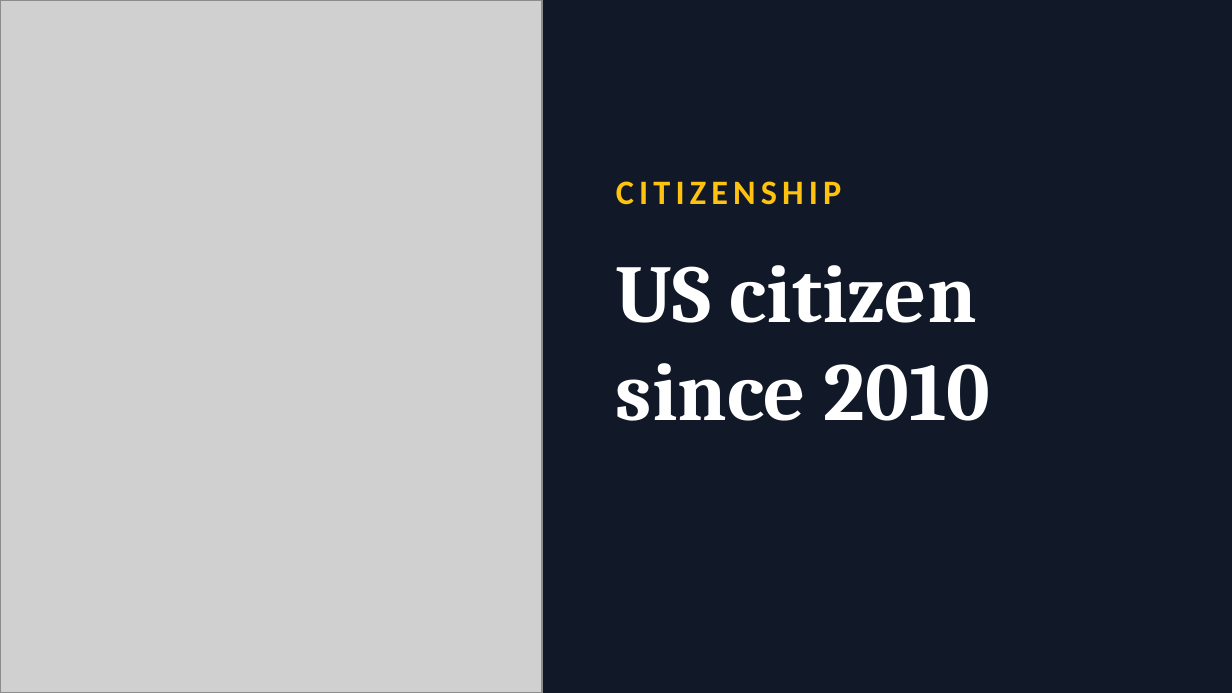
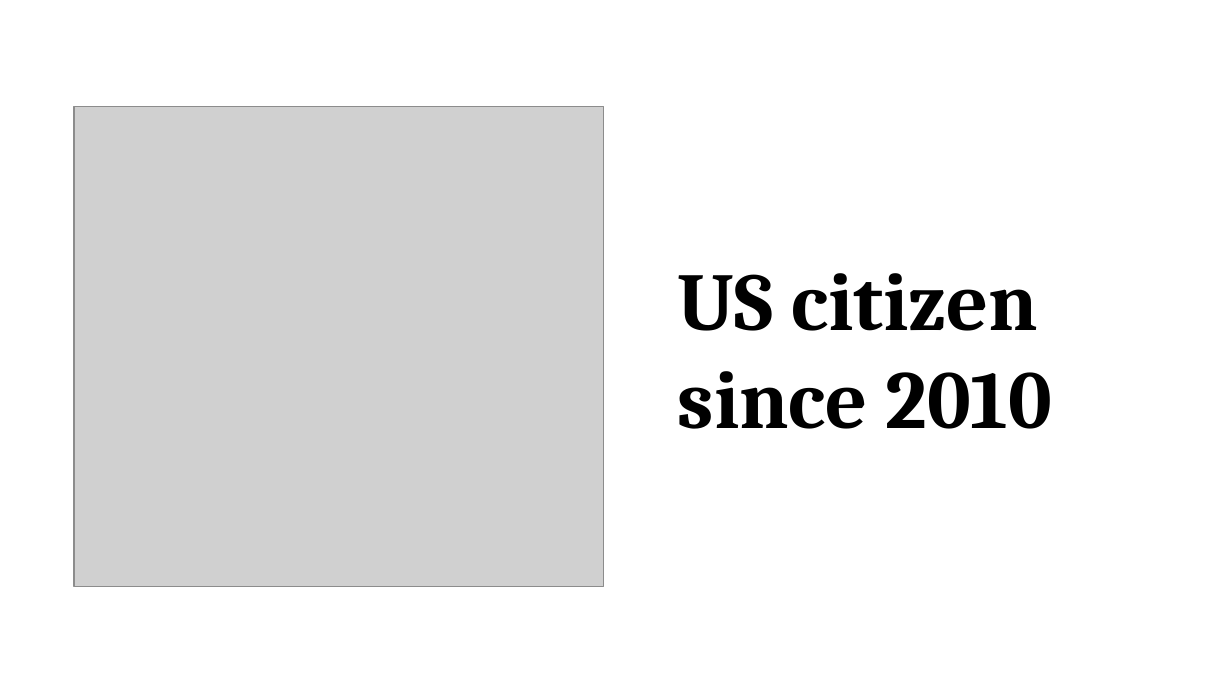
Before and after one commit to promilek2/Najs, a slide deck: slide 9 of Linus_Torvalds.pptx. Drawn at 1232x693 pixels with LibreOffice and Linux fonts; fonts in the diff are those of the drawing; grey boxes stand for pictures. Boxes give left, top, right and bottom in pixels: in the first picture for what was removed or moved away, otherwise in the second. Text is boxed around its words. In the diff, an @@ line names an element or a change of style, - is before the commit and + after.

```diff
--- a/Linus_Torvalds.pptx
+++ b/Linus_Torvalds.pptx
@@ background #111827 to #FFFFFF @@
@@ picture: place and size @@
-picture at [0,0,542,692]
+picture at [74,106,604,586]
@@ text "US citizen since 2010": place and size @@
-text "US citizen since 2010" at [616,265,991,421]
+text "US citizen since 2010" at [678,273,1053,429]
@@ text "US citizen since 2010" at [678,273,1053,429]: text colour #FFFFFF to #000000; vertical alignment top to middle @@
@@ text removed at [616,181,841,205] @@
-CITIZENSHIP
```
Also in this commit, not shown: 7 other slides changed, 2 slides added, 2 slides removed.
